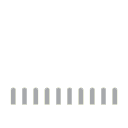
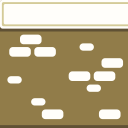
The second 128 × 128 image is a revision of the first. Changes to its layers:
added layer "Calque 79" above "Calque 41" over (0, 0, 128, 128)
hid "Calque 77" over (10, 87, 118, 105)
